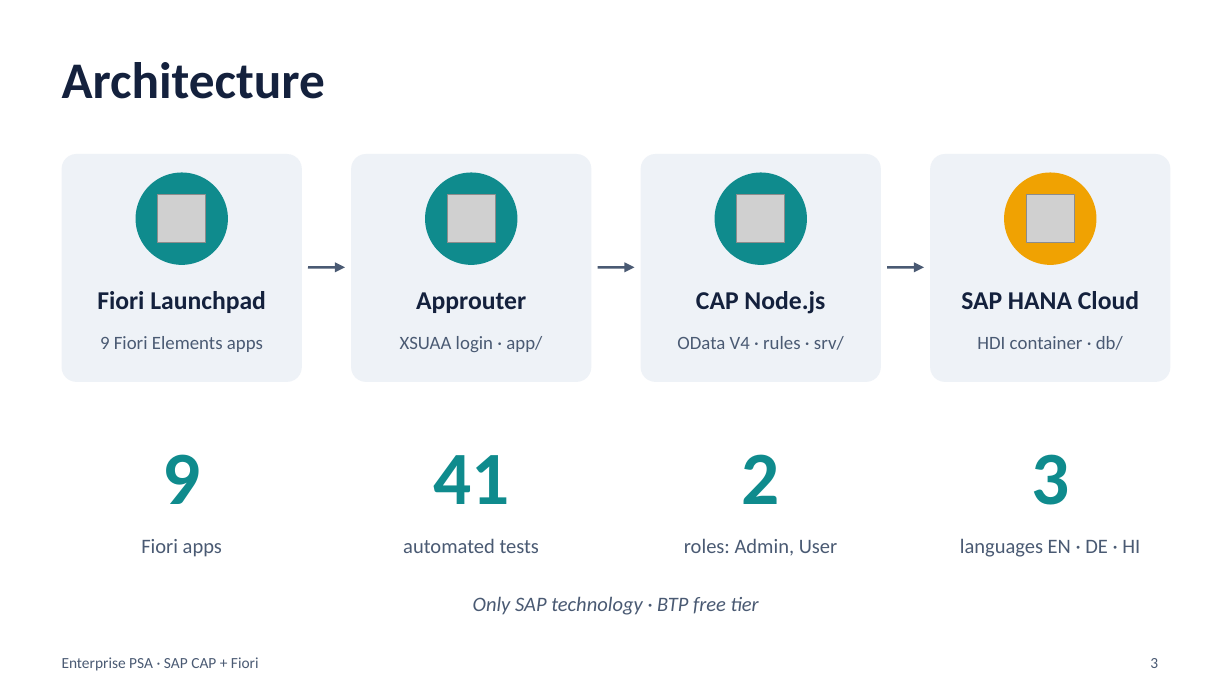
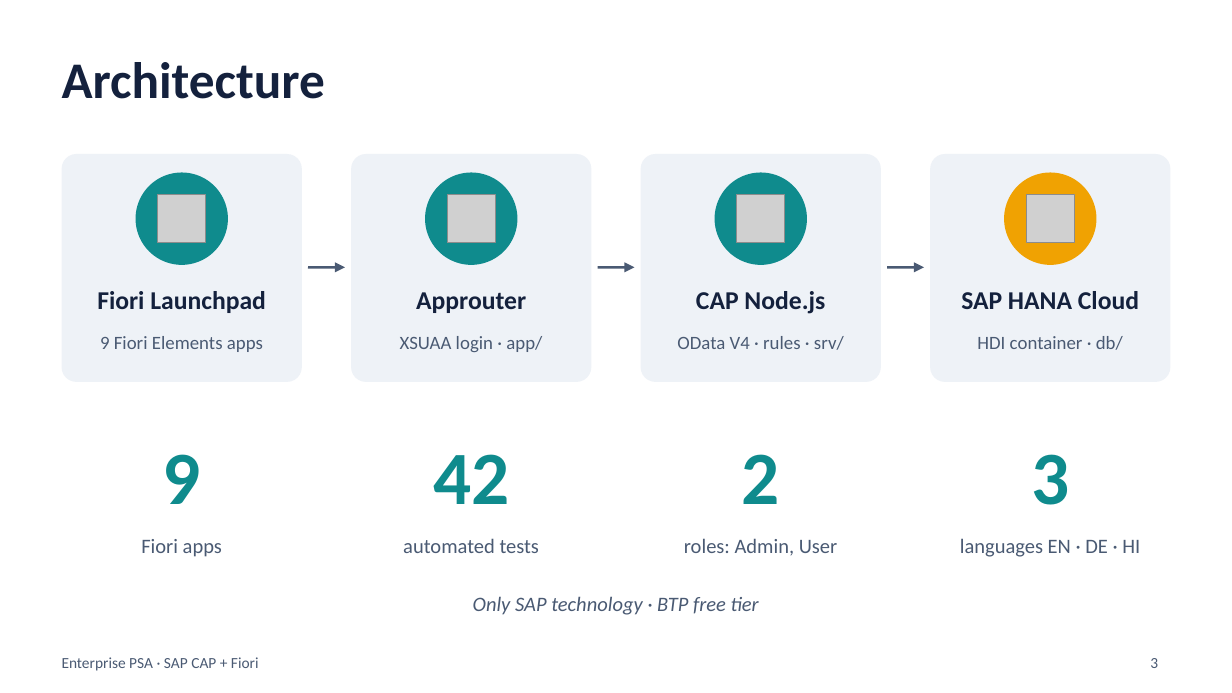
Before and after one commit to saurabh-1907/Saurabh-Pandey-SPRINT-EVALUATION, a slide deck: slide 3 of docs/PSA_Project_Overview.pptx. Drawn at 1232x693 pixels with LibreOffice and Linux fonts; fonts in the diff are those of the drawing; grey boxes stand for pictures. Boxes give left, top, right and bottom in pixels: in the first picture for what was removed or moved away, otherwise in the second. Text is boxed around its words. In the diff, an @@ line names an element or a change of style, - is before the commit and + after.

```diff
--- a/docs/PSA_Project_Overview.pptx
+++ b/docs/PSA_Project_Overview.pptx
@@ text at bbox=[433, 454, 509, 504]: text changed @@
-41
+42
```
Also in this commit, not shown: 2 other slides changed, 12 other files.
